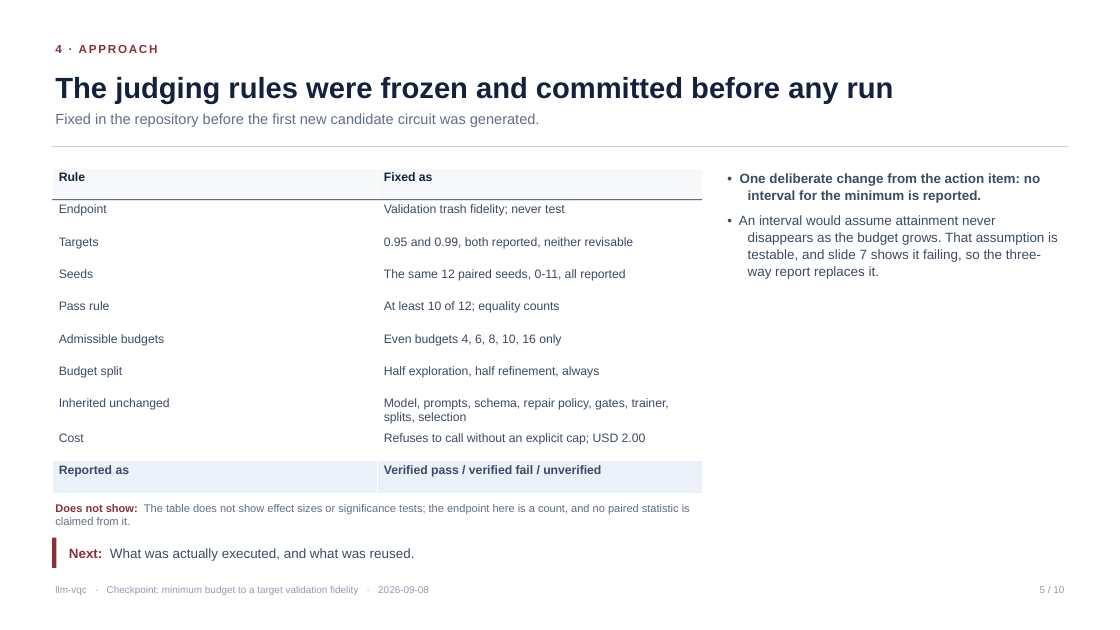
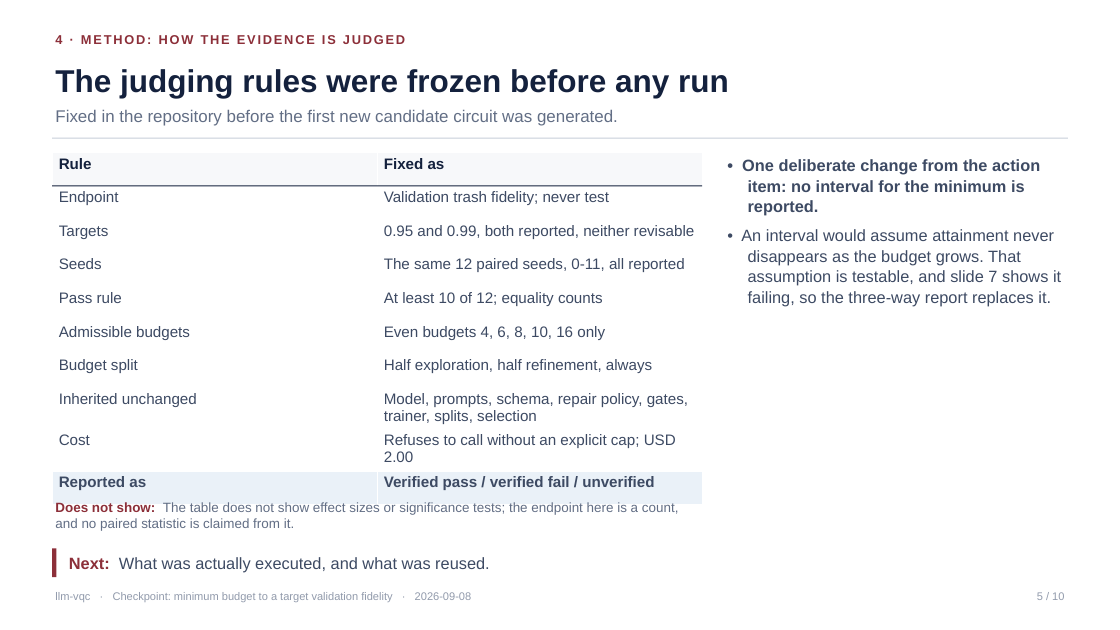
Before and after one commit to dorakingx/llm-vqc, a slide deck: slide 5 of outputs/qae_budget_targets_v2_20260908/deck/20260908_llm-vqc.pptx. Drawn at 1120x630 pixels with LibreOffice and Linux fonts; fonts in the diff are those of the drawing. Boxes give left, top, right and bottom in pixels: in the first picture for what was removed or moved away, otherwise in the second. Text is boxed around its words. In the diff, an @@ line names an element or a change of style, - is before the commit and + after.

```diff
--- a/outputs/qae_budget_targets_v2_20260908/deck/20260908_llm-vqc.pptx
+++ b/outputs/qae_budget_targets_v2_20260908/deck/20260908_llm-vqc.pptx
@@ text at [55,35,405,44]: text changed; size 10 to 11 pt @@
-4 · APPROACH
+4 · METHOD: HOW THE EVIDENCE IS JUDGED
@@ text at [55,69,729,98]: text changed; size 25 to 27 pt @@
-The judging rules were frozen and committed before any run
+The judging rules were frozen before any run
@@ text "Fixed in the repository before ..." at [55,109,618,126]: size 12.5 to 14.5 pt @@
@@ rectangle: place and size @@
-rectangle at [52,146,1068,147]
+rectangle at [52,138,1068,139]
@@ table at [52,153,702,494] @@
@@ size 10.5 to 13 pt @@
@@ table: place and size @@
-table at [52,168,702,492]
+table at [52,153,702,494]
@@ text "• One deliberate change from ...": place and size @@
-text "• One deliberate change from ..." at [739,173,1058,279]
+text "• One deliberate change from ..." at [741,159,1061,307]
@@ text "• One deliberate change from ..." at [741,159,1061,307]: size 11.5 to 14 pt @@
@@ rectangle: place and size @@
-rectangle at [52,199,702,200]
+rectangle at [52,186,702,187]
@@ text "Does not show: The table ..." at [55,502,679,531]: size 9.5 to 11.5 pt @@
@@ rectangle: place and size @@
-rectangle at [52,538,56,568]
+rectangle at [52,549,56,577]
@@ text "Next: What was actually executed, ..." at [69,557,490,573]: size 11.5 to 14 pt @@
@@ text "Next: What was actually executed, ...": place and size @@
-text "Next: What was actually executed, ..." at [69,548,415,561]
+text "Next: What was actually executed, ..." at [69,557,490,573]
@@ text "llm-vqc · Checkpoint: minimum budget ..." at [55,592,472,602]: size 8.5 to 9.5 pt @@
@@ text "5 / 10" at [1037,592,1064,600]: size 8.5 to 9.5 pt @@
```
Also in this commit, not shown: 9 other slides changed, 5 other files.
